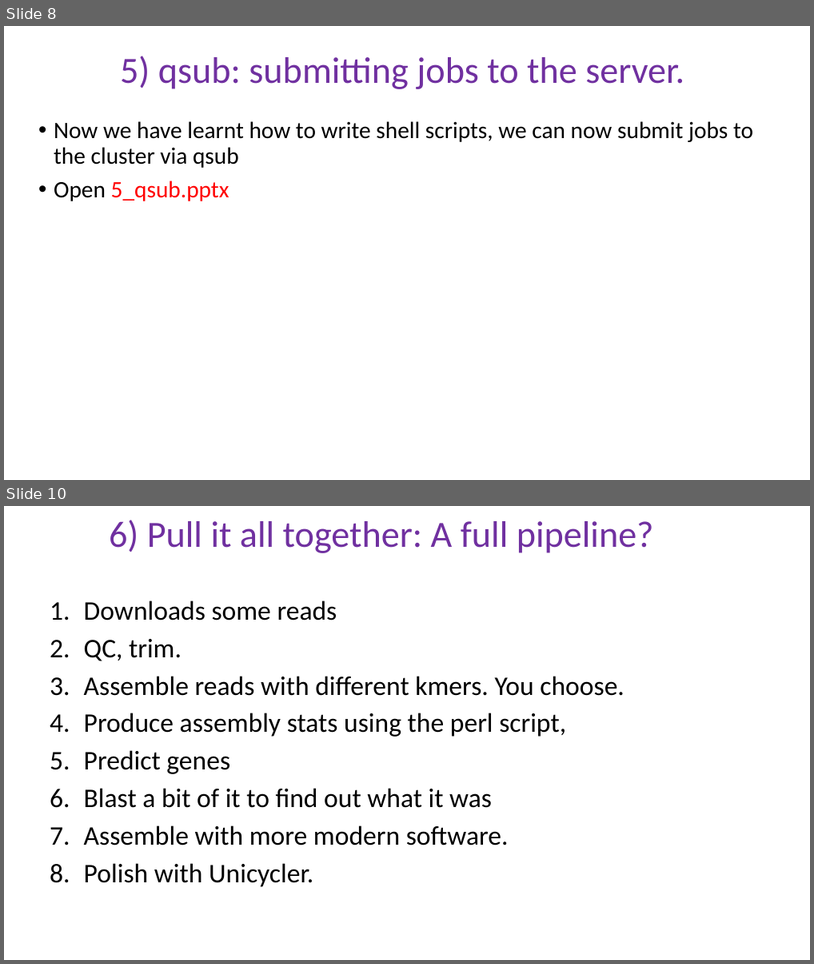
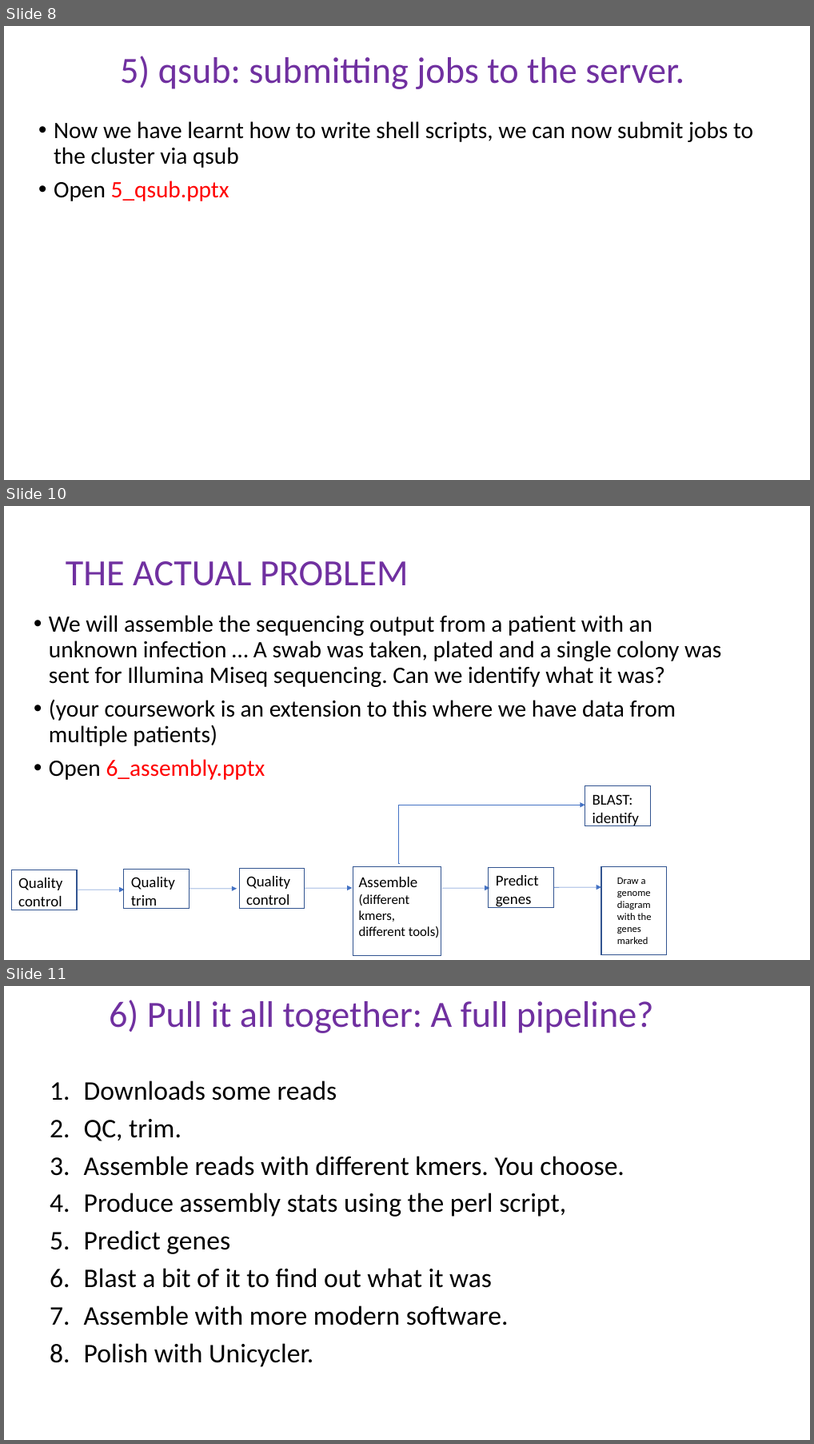
Before and after one commit to peterthorpe5/Msc_Digital_Health, a slide deck: powerpoint/1_ASSEMBLY_WORKSHOP.pptx. Shown one above the other, each under a label of ours: slides 8 and 10 before the commit, slides 8, 10 and 11 after it; the slides between them are not shown. The pictures are 814x964 and 814x1444 pixels, drawn with LibreOffice and Linux fonts; fonts in the diff are those of the drawing. Boxes give left, top, right and bottom in pixels: in the first picture for what was removed or moved away, otherwise in the second. Text is boxed around its words. In the diff, an @@ line names an element or a change of style, - is before the commit and + after.

```diff
--- a/powerpoint/1_ASSEMBLY_WORKSHOP.pptx
+++ b/powerpoint/1_ASSEMBLY_WORKSHOP.pptx
@@ slide 10 added at <box>4,506,810,960</box>, background #FFFFFF @@
@@ title added at <box>66,561,409,586</box>, 44 pt, text #7030A0 @@
+THE ACTUAL PROBLEM
@@ text added at <box>49,615,722,780</box>, 28 pt, text #000000 @@
+• We will assemble the sequencing output from a patient with an unknown infection … A swab was taken, plated and a single colony was sent for Illumina Miseq sequencing. Can we identify what it was?
+• (your coursework is an extension to this where we have data from multiple patients)
+• Open 6_assembly.pptx
@@ rectangle added at <box>586,786,650,826</box>, outline #325491 1 pt @@
@@ elbow arrow added from (400, 863) to (586, 805), #4472C4 0.5 pt @@
@@ text added at <box>593,794,639,826</box>, 18 pt, text #000000 @@
+BLAST: identify
@@ rectangle added at <box>11,869,77,909</box>, outline #325491 1 pt @@
@@ text added at <box>18,877,62,910</box>, 18 pt, text #000000 @@
+Quality control
@@ arrow added from (77, 889) to (124, 889), #4472C4 0.5 pt @@
@@ rectangle added at <box>124,868,189,908</box>, outline #325491 1 pt @@
@@ text added at <box>131,876,175,908</box>, 18 pt, text #000000 @@
+Quality trim
@@ arrow added from (189, 888) to (237, 888), #4472C4 0.5 pt @@
@@ rectangle added at <box>239,868,305,908</box>, outline #325491 1 pt @@
@@ text added at <box>246,876,290,908</box>, 18 pt, text #000000 @@
+Quality control
@@ arrow added from (305, 888) to (353, 888), #4472C4 0.5 pt @@
@@ rectangle added at <box>353,867,442,955</box>, outline #325491 1 pt @@
@@ text added at <box>359,876,440,937</box>, 16 pt, text #000000 @@
+Assemble (different kmers, different tools)
@@ arrow added from (442, 888) to (490, 888), #4472C4 0.5 pt @@
@@ rectangle added at <box>489,867,554,907</box>, outline #325491 1 pt @@
@@ text added at <box>496,875,539,908</box>, 18 pt, text #000000 @@
+Predict genes
@@ arrow added from (554, 887) to (602, 887), #4472C4 0.5 pt @@
@@ rectangle added at <box>602,867,667,954</box>, outline #325491 1 pt @@
@@ text added at <box>618,877,651,944</box>, 12 pt, text #000000 @@
+Draw a genome diagram with the genes marked
@@ what was slide 10 is now slide 11 @@
```
Also in this commit, not shown: 1 slide changed, 1 other slide added, 6 other files.
